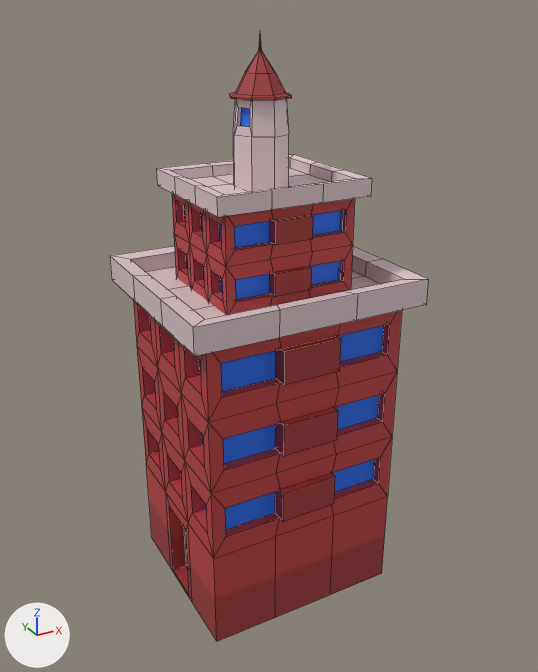
The FBX model Assets/3d_Imports/City/house17.fbx: old version first, new version second.
The view is the same before and after, from a camera (50 mm lens) standing at (-14.7, -26.8, 26.0) and looking at (0.3, 0.5, 12.3). The lights are fixed; the arrows at lower left show +X, +Y and +Z. Mesh edges are drawn as thin lines. Where no turn or scale is listed for an object, it has been applied to the vertices.

In view in the first picture: 'building.003'.
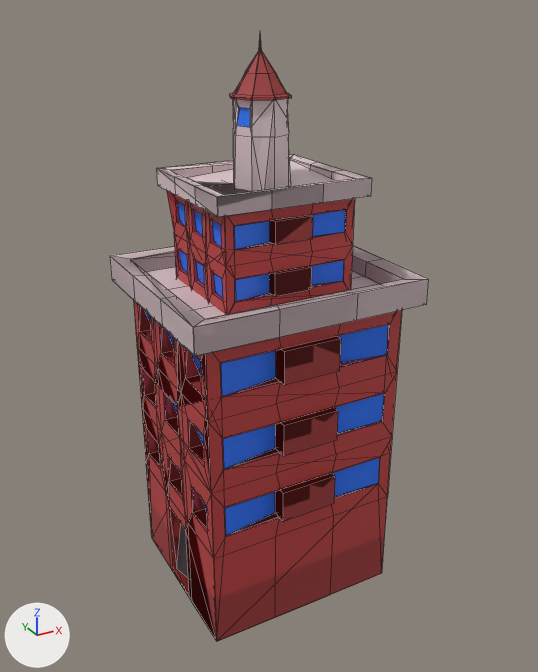
What differs and where, as boxes [x1, y1, x2, y2] in the pictures (538 x 672 px):
'building.003_LOD1', added
    after: [110, 50, 428, 637]

The edits, one by one:
Mesh me_cube_061 is new.
It has 370 vertices, 483 faces and spans x -5.3..5.4, y -4.1..5.5, z -0.2..24.6.
It uses material mat_house_palatte (picture img_house_palette_png).
Object 'building.003_LOD1' (ob_building_003_lod1) is new; it shows me_cube_061.
Its location is (0.0, 0.0, 0.0).
